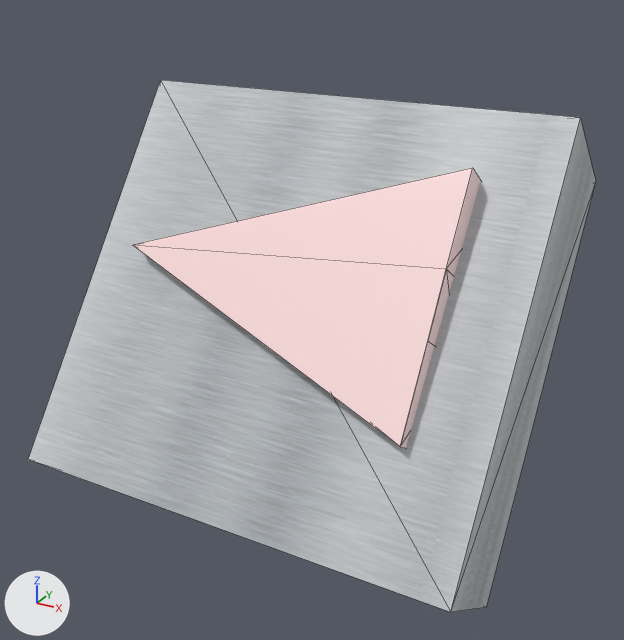
The glTF model modelos 3D Porta avião/atras.gltf: old version first, new version second.
The view is the same before and after, from a 50 mm camera at (-0.494, -1.977, 0.515) aimed at (-0.796, -1.429, 0.241). The axes (+X, +Y, +Z) are drawn at lower left. The lights are the same throughout. Mesh edges are drawn as thin lines. Where no turn or scale is listed for an object, it has been applied to the vertices. Vertices at the same position are counted once.

The first picture shows 'Cube.002', 'instance_1.087'.
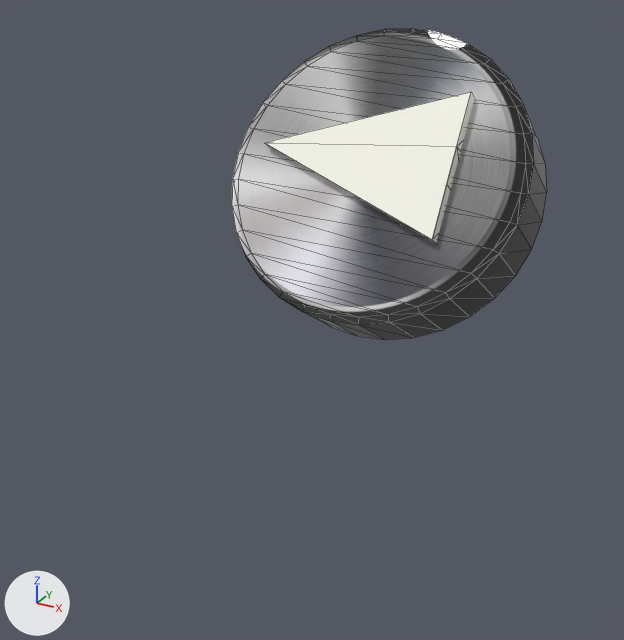
Where the newer file only moved an object's origin or applied its transform, the numbers keep the older frame.

Edits to the bpy script that builds the scene:
```text
Add img_image_0:
    img_image_0 = load_image('Image_0', '_unpacked/Image_0', 676, 646, 'sRGB')
Add mat_material_057:
    mat_material_057 = principled_material('Material.057')
    mat_material_057.texture = img_image_0
    mat_material_057.roughness = 0.0
Change me_id219_001:
    where me_id219_001.from_pydata(...)  # 14 vertices, 15 faces; spans x -0.734..-0.497, y -0.347..-0.192, z -0.443..-0.257
    used by ob_instance_1_087; location = (-0.1655, -1.2144, 0.6423)
    me_id219_001 part 1
    me_id219_001.vertices[0].co: (-0.497, -0.286, -0.312) -> (-0.558, -0.108, -0.277)  # pixel (446, 269) -> pixel (456, 146)
    me_id219_001.vertices[1].co: (-0.497, -0.253, -0.388) -> (-0.558, -0.079, -0.334)
    me_id219_001.vertices[2].co: (-0.497, -0.311, -0.35) -> (-0.558, -0.126, -0.304)  # pixel (427, 341) -> pixel (446, 184)
    me_id219_001.vertices[3].co: (-0.497, -0.228, -0.35) -> (-0.558, -0.062, -0.307)
    me_id219_001.vertices[4].co: (-0.734, -0.299, -0.331) -> (-0.732, -0.117, -0.29)  # pixel (132, 244) -> pixel (264, 142)
    me_id219_001.vertices[5].co: (-0.497, -0.286, -0.312) -> (-0.558, -0.108, -0.277)  # pixel (446, 268) -> pixel (456, 146)
    me_id219_001.vertices[6].co: (-0.497, -0.25, -0.257) -> (-0.558, -0.083, -0.238)  # pixel (472, 167) -> pixel (471, 91)
    me_id219_001.vertices[7].co: (-0.497, -0.347, -0.405) -> (-0.558, -0.151, -0.342)  # pixel (400, 446) -> pixel (432, 239)
    me_id219_001.vertices[8].co: (-0.497, -0.311, -0.35) -> (-0.558, -0.126, -0.304)  # pixel (427, 341) -> pixel (446, 184)
    me_id219_001.vertices[9].co: (-0.497, -0.253, -0.388) -> (-0.558, -0.079, -0.334)
    me_id219_001.vertices[10].co: (-0.497, -0.289, -0.443) -> (-0.558, -0.104, -0.373)
    me_id219_001.vertices[11].co: (-0.497, -0.192, -0.294) -> (-0.558, -0.036, -0.268)
    me_id219_001.vertices[12].co: (-0.497, -0.228, -0.35) -> (-0.558, -0.062, -0.307)
    me_id219_001.vertices[13].co: (-0.734, -0.241, -0.369) -> (-0.732, -0.07, -0.321)
Add me_circle_007:
    me_circle_007.from_pydata(...)  # 96 vertices, 158 faces; spans x -1.0..1.0, y -0.28..0.0, z -1.0..1.01
    me_circle_007.materials.append(mat_material_057)  # picture img_image_0
Remove ob_cube_002:
    ob_cube_002 = bpy.data.objects.new('Cube.002', me_cube_001)
    ob_cube_002.location = (-0.7753, -1.4697, 0.2598)
    ob_cube_002.rotation_euler = (0.639, 0.0, 3.142)  # degrees (37, 0, 180)
    ob_cube_002.scale = (-0.164, -0.0494, -0.155)
Add ob_circle_003:
    ob_circle_003 = bpy.data.objects.new('Circle.003', me_circle_007)
    ob_circle_003.location = (-0.795, -1.2716, 0.3008)
    ob_circle_003.rotation_euler = (0.588, -0.0127, -3.14)  # degrees (34, -0.7, -180)
    ob_circle_003.scale = (-0.133, -0.245, -0.13)
```

Where the change shows, as pixel boxes [x1, y1, x2, y2] in the pictures (624 x 640 px):
'Cube.002', deleted: before [28, 80, 596, 612]
'Circle.003', added: after [232, 29, 547, 340]
'instance_1.087', reshaped (40% narrower, 46% shorter): before [133, 168, 481, 448]; after [265, 92, 475, 243]
